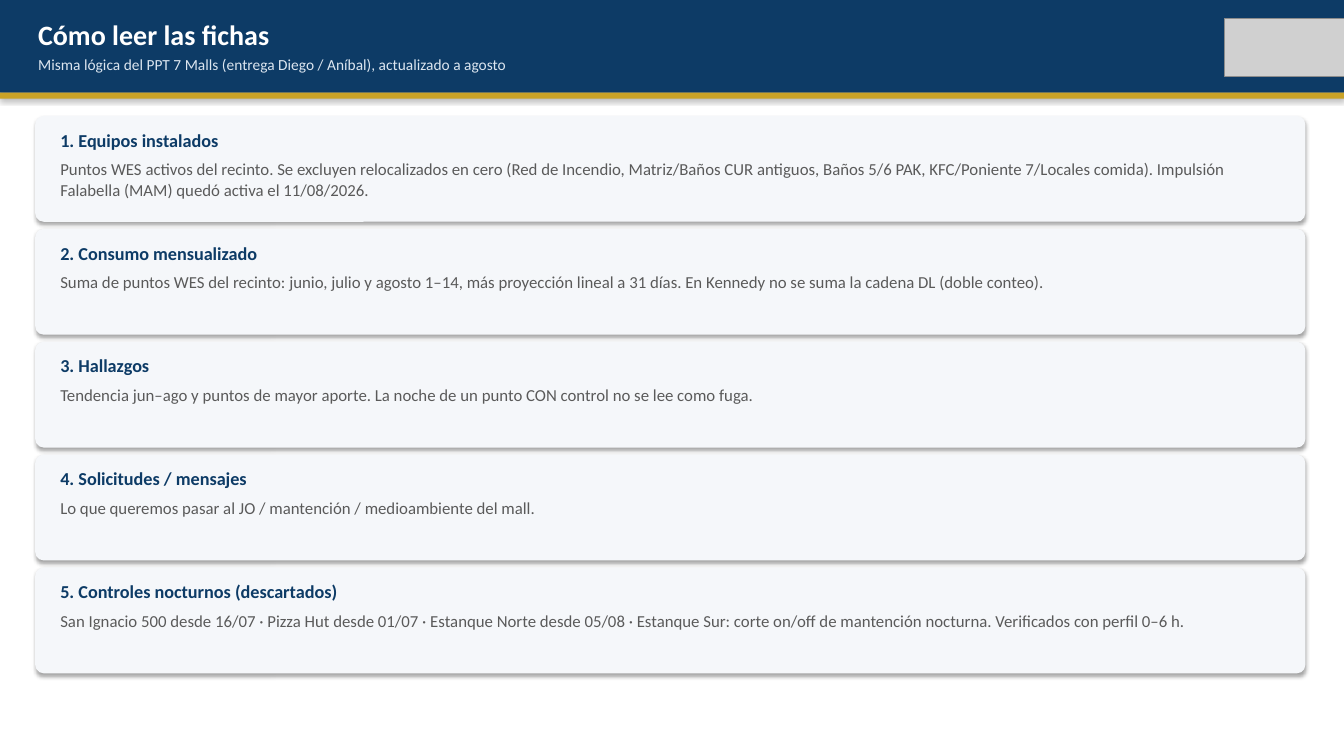
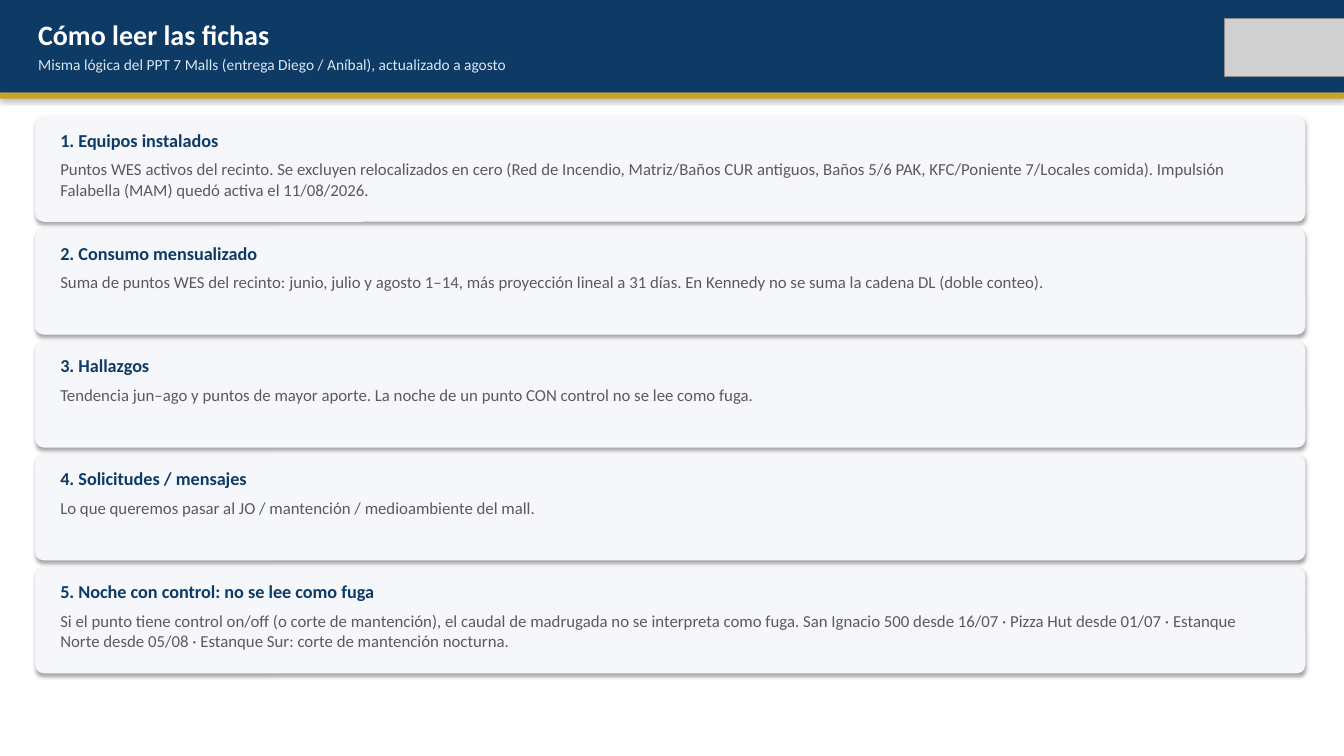
Before and after one commit to anibaloperacionesWes/wes-scripts, a slide deck: slide 2 of reports/Parque_Arauco/TMP_7MALLS/entrega_diego_anibal/Fichas_ejecutivas_Parque_Arauco_20260814.pptx. Drawn at 1344x756 pixels with LibreOffice and Linux fonts; fonts in the diff are those of the drawing; grey boxes stand for pictures. Boxes give left, top, right and bottom in pixels: in the first picture for what was removed or moved away, otherwise in the second. Text is boxed around its words. In the diff, an @@ line names an element or a change of style, - is before the commit and + after.

```diff
--- a/reports/Parque_Arauco/TMP_7MALLS/entrega_diego_anibal/Fichas_ejecutivas_Parque_Arauco_20260814.pptx
+++ b/reports/Parque_Arauco/TMP_7MALLS/entrega_diego_anibal/Fichas_ejecutivas_Parque_Arauco_20260814.pptx
@@ text at (x1=60, y1=585, x2=374, y2=601): text changed @@
-5. Controles nocturnos (descartados)
+5. Noche con control: no se lee como fuga
@@ text at (x1=60, y1=615, x2=1236, y2=650): text changed @@
-San Ignacio 500 desde 16/07 · Pizza Hut desde 01/07 · Estanque Norte desde 05/08 · Estanque Sur: corte on/off de mantención nocturna. Verificados con perfil 0–6 h.
+Si el punto tiene control on/off (o corte de mantención), el caudal de madrugada no se interpreta como fuga. San Ignacio 500 desde 16/07 · Pizza Hut desde 01/07 · Estanque Norte desde 05/08 · Estanque Sur: corte de mantención nocturna.
```
Also in this commit, not shown: 9 other slides changed, 3 other files.
